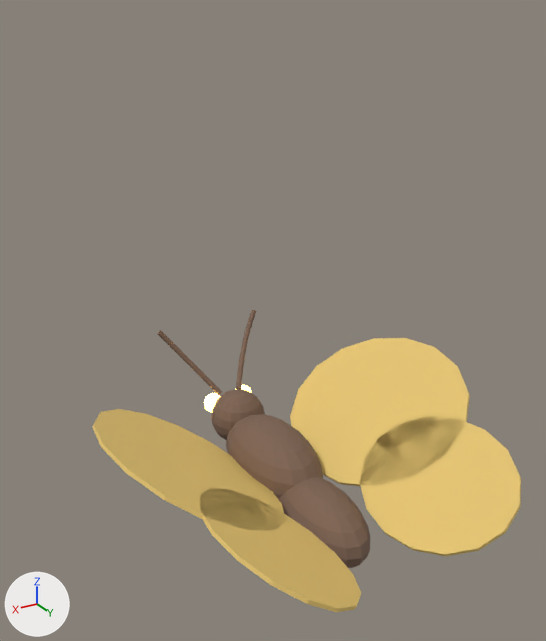
An edit to the glTF model bramblecrown/assets/models/rotmoth.glb, drawn before and after from the same camera.
Before and after are seen from a 50 mm lens placed at (0.916, 1.527, 1.185), pointed at (0.056, 0.095, 0.469). Every picture has the same lights, and +X, +Y and +Z are marked at lower left. The first picture is the older version. Vertices at exactly the same position are counted once.

Names of what the first picture shows: 'rotmoth_body', 'wing_L0', 'wing_L1', 'wing_R0', 'wing_R1'.
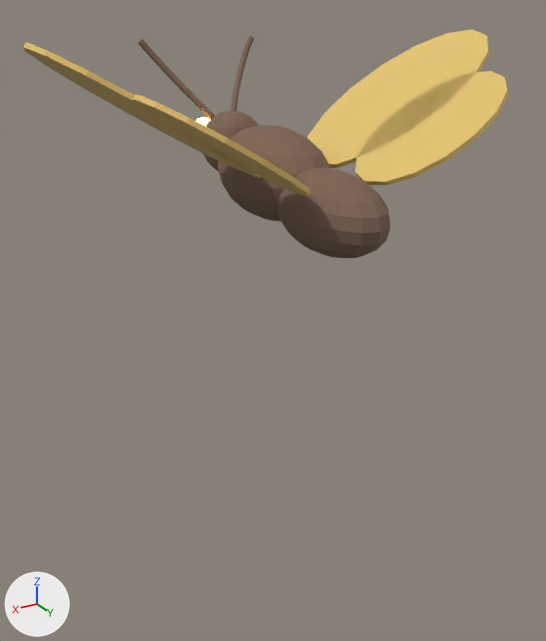
Location of each change, (x1, y1, x2, y2) in pixels of the pictures (546 x 641 px):
'wing_L0', rescaled, moved (6% shorter)
    before: (290, 338, 470, 486)
    after: (308, 29, 489, 168)
'rotmoth_body', moved
    before: (157, 310, 370, 568)
    after: (138, 36, 390, 258)
'wing_L1', rescaled, moved (18% shorter)
    before: (360, 416, 521, 556)
    after: (355, 71, 508, 185)
'wing_R0', rescaled, moved (23% wider, 11% taller)
    before: (93, 409, 286, 531)
    after: (24, 42, 261, 178)
'wing_R1', rescaled, moved (12% wider, 17% shorter)
    before: (200, 488, 361, 612)
    after: (132, 94, 312, 197)

Patch to the scene script:
```diff
--- a/bramblecrown/assets/models/rotmoth.glb.py
+++ b/bramblecrown/assets/models/rotmoth.glb.py
@@ me_sphere @@
 # used by ob_rotmoth_body; location = (0.0, 0.0, 0.0); scale = (0.9, 1.6, 0.9)
-me_sphere.from_pydata(...)  # 1098 vertices, 2168 faces; spans x -0.185..0.185, y -0.242..0.256, z -0.144..0.317
+me_sphere.from_pydata(...)  # 1098 vertices, 2168 faces; spans x -0.167..0.167, y -0.388..0.41, z 0.67..1.085
+# me_sphere part 1: the whole mesh is scaled about its middle by (0.9, 1.6, 0.9), then moved by (0.0, 0.004, 0.791)
 me_sphere.materials.append(mat_moth_body)
@@ ob_rotmoth_body @@
 ob_rotmoth_body.location = (0.0, 0.0, 0.0)
-ob_rotmoth_body.scale = (0.9, 1.6, 0.9)
@@ ob_wing_l0 @@
 ob_wing_l0.parent = ob_rotmoth_body
-ob_wing_l0.location = (-0.08, 0.0, 0.0)
+ob_wing_l0.location = (-0.08, 0.0, 0.82)
 ob_wing_l0.rotation_euler = (0.0, 0.55, 0.0)  # degrees (0, 32, 0)
@@ ob_wing_l1 @@
 ob_wing_l1.parent = ob_rotmoth_body
-ob_wing_l1.location = (-0.08, 0.0, 0.0)
+ob_wing_l1.location = (-0.08, 0.0, 0.82)
 ob_wing_l1.rotation_euler = (0.0, 0.55, 0.0)  # degrees (0, 32, 0)
@@ ob_wing_r0 @@
 ob_wing_r0.parent = ob_rotmoth_body
-ob_wing_r0.location = (0.08, 0.0, 0.0)
+ob_wing_r0.location = (0.08, 0.0, 0.82)
 ob_wing_r0.rotation_euler = (0.0, -0.55, 0.0)  # degrees (0, -32, 0)
@@ ob_wing_r1 @@
 ob_wing_r1.parent = ob_rotmoth_body
-ob_wing_r1.location = (0.08, 0.0, 0.0)
+ob_wing_r1.location = (0.08, 0.0, 0.82)
 ob_wing_r1.rotation_euler = (0.0, -0.55, 0.0)  # degrees (0, -32, 0)
```
